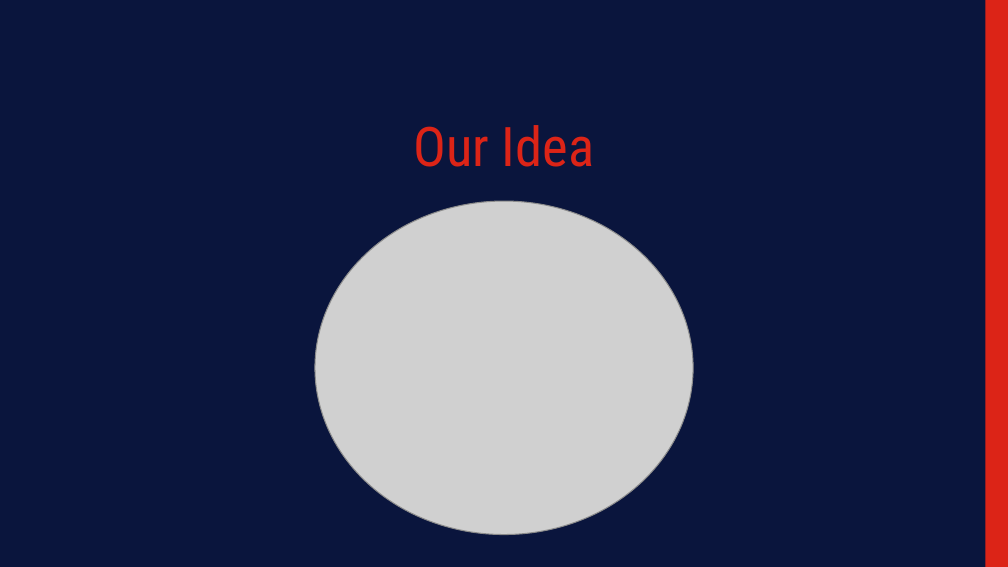
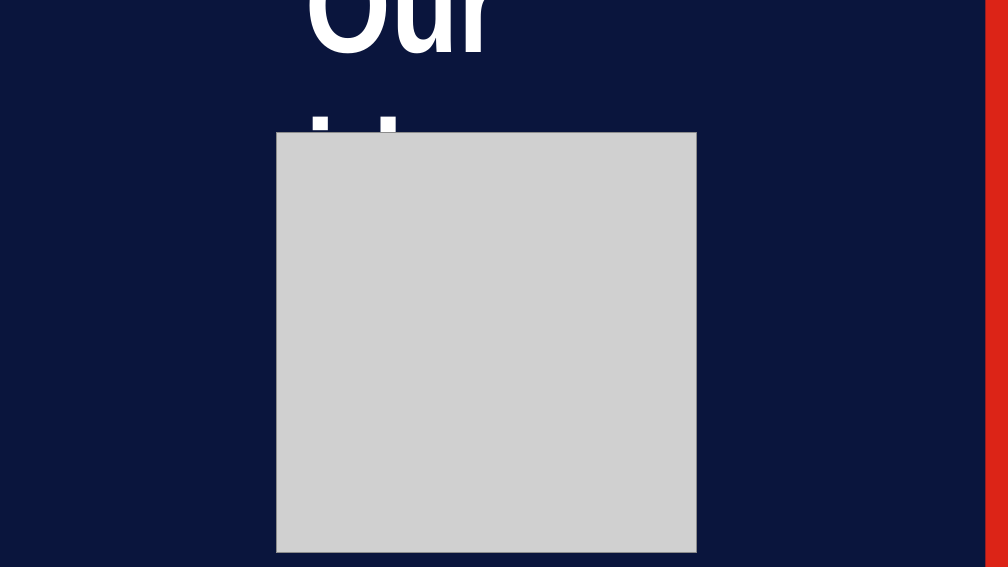
Before and after one commit to codingburgas/2223-9th-grade-sprint-math-games-bargain, a slide deck: slide 4 of Presentation.pptx. Drawn at 1008x567 pixels with LibreOffice and Linux fonts; fonts in the diff are those of the drawing; grey boxes stand for pictures. Boxes give left, top, right and bottom in pixels: in the first picture for what was removed or moved away, otherwise in the second. Text is boxed around its words. In the diff, an @@ line names an element or a change of style, - is before the commit and + after.

```diff
--- a/Presentation.pptx
+++ b/Presentation.pptx
@@ text at (x1=305, y1=0, x2=525, y2=133): text changed; size 39 to 96 pt; font Roboto Condensed to Arial Narrow; text colour #DC2417 to #FFFFFF; bold on @@
-Our Idea
+Our idea
@@ picture resized from (x1=314, y1=202, x2=692, y2=535) to (x1=276, y1=133, x2=697, y2=553) @@
```
Also in this commit, not shown: 7 other slides changed.
